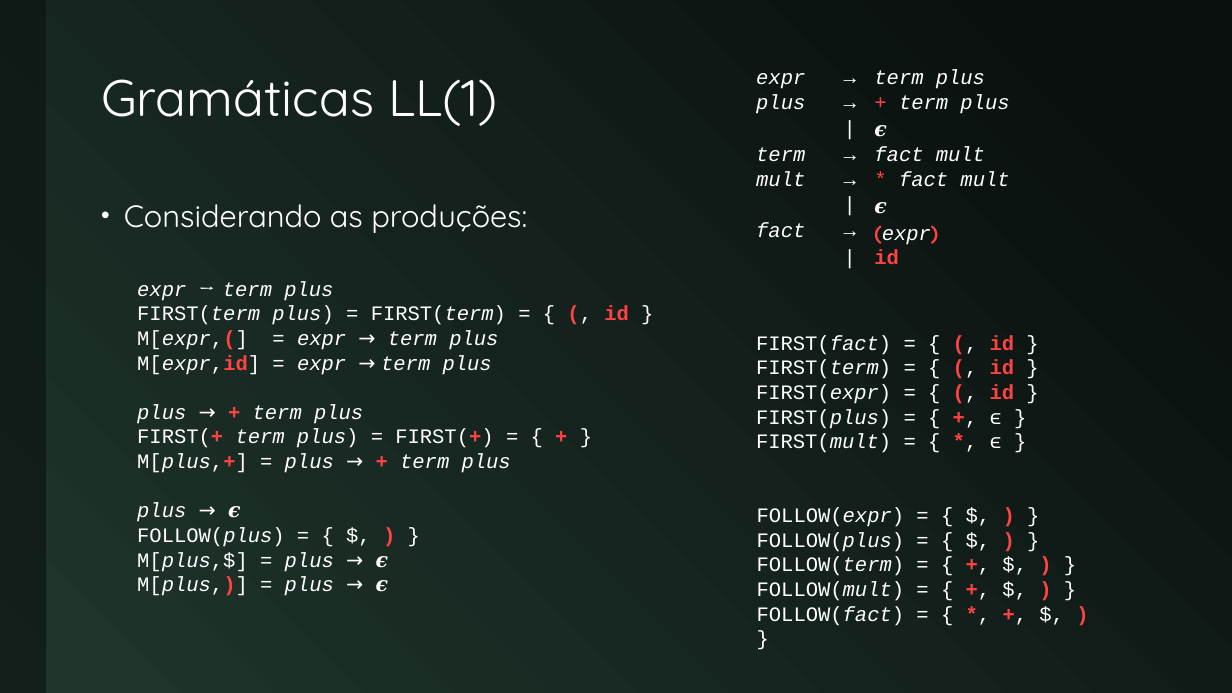
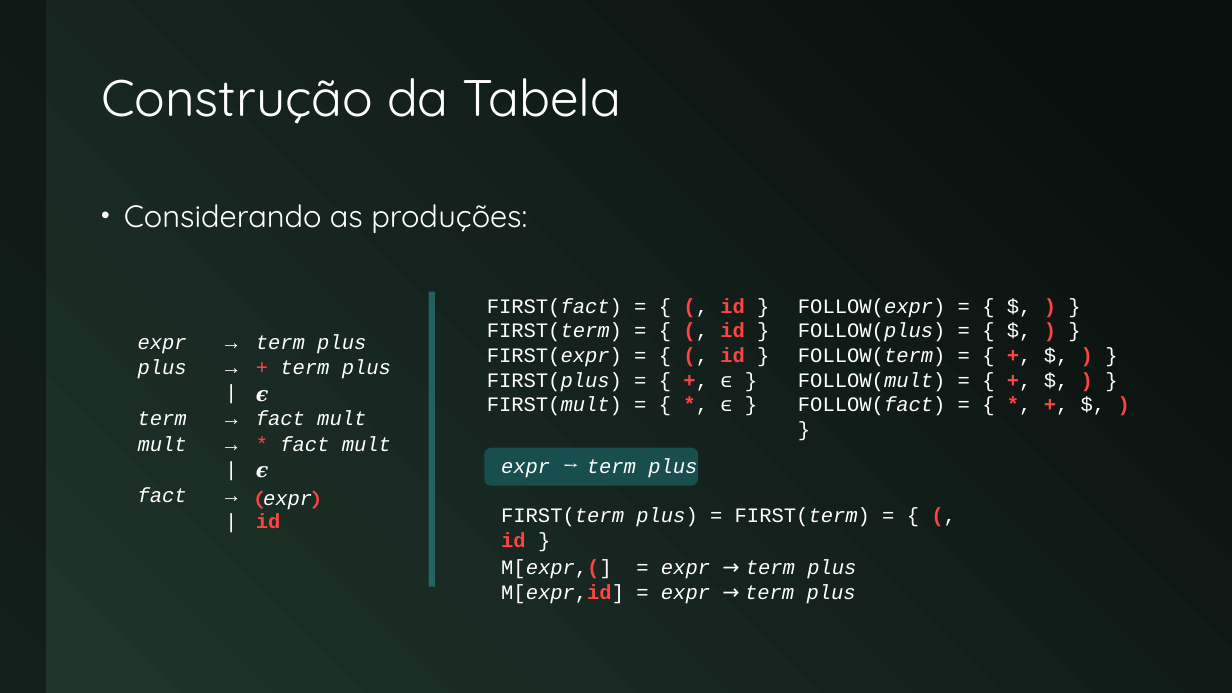
Before and after one commit to JudsonSS/Compiladores, a slide deck: slide 10 of Slides/22. Analisador Preditivo.pptx (slide 8 before the commit). Drawn at 1232x693 pixels with LibreOffice and Linux fonts; fonts in the diff are those of the drawing. Boxes give left, top, right and bottom in pixels: in the first picture for what was removed or moved away, otherwise in the second. Text is boxed around its words. In the diff, an @@ line names an element or a change of style, - is before the commit and + after.

```diff
--- a/Slides/22. Analisador Preditivo.pptx
+++ b/Slides/22. Analisador Preditivo.pptx
@@ title at (x1=101, y1=78, x2=622, y2=124): text changed @@
-Gramáticas LL(1)
+Construção da Tabela
@@ rectangle added at (x1=429, y1=292, x2=435, y2=587), fill #339C9F at 50% opacity @@
@@ text "FIRST(fact) = { (, id ..." moved from (x1=756, y1=335, x2=1015, y2=453) to (x1=487, y1=298, x2=745, y2=416) @@
@@ text "FOLLOW(expr) = { $, ) ..." moved from (x1=757, y1=508, x2=905, y2=626) to (x1=798, y1=298, x2=946, y2=416) @@
@@ table moved from (x1=747, y1=67, x2=1047, y2=271) to (x1=128, y1=332, x2=429, y2=535) @@
@@ text at (x1=137, y1=404, x2=511, y2=596): paragraphs removed @@
-  plus → + term plus
-  FIRST(+ term plus) = FIRST(+) = { + }
-  M[plus,+] = plus → + term plus
-  plus → 𝝐
-  FOLLOW(plus) = { $, ) }
-  M[plus,$] = plus → 𝝐
-  M[plus,)] = plus → 𝝐
@@ text "expr → term plus FIRST(term ..." moved from (x1=137, y1=281, x2=629, y2=596) to (x1=501, y1=458, x2=870, y2=604) @@
@@ rounded rectangle added at (x1=485, y1=448, x2=698, y2=485), fill #1A4E4F, outline #1A4E4F 1 pt @@
```
Also in this commit, not shown: 15 other slides changed, 8 slides added.
